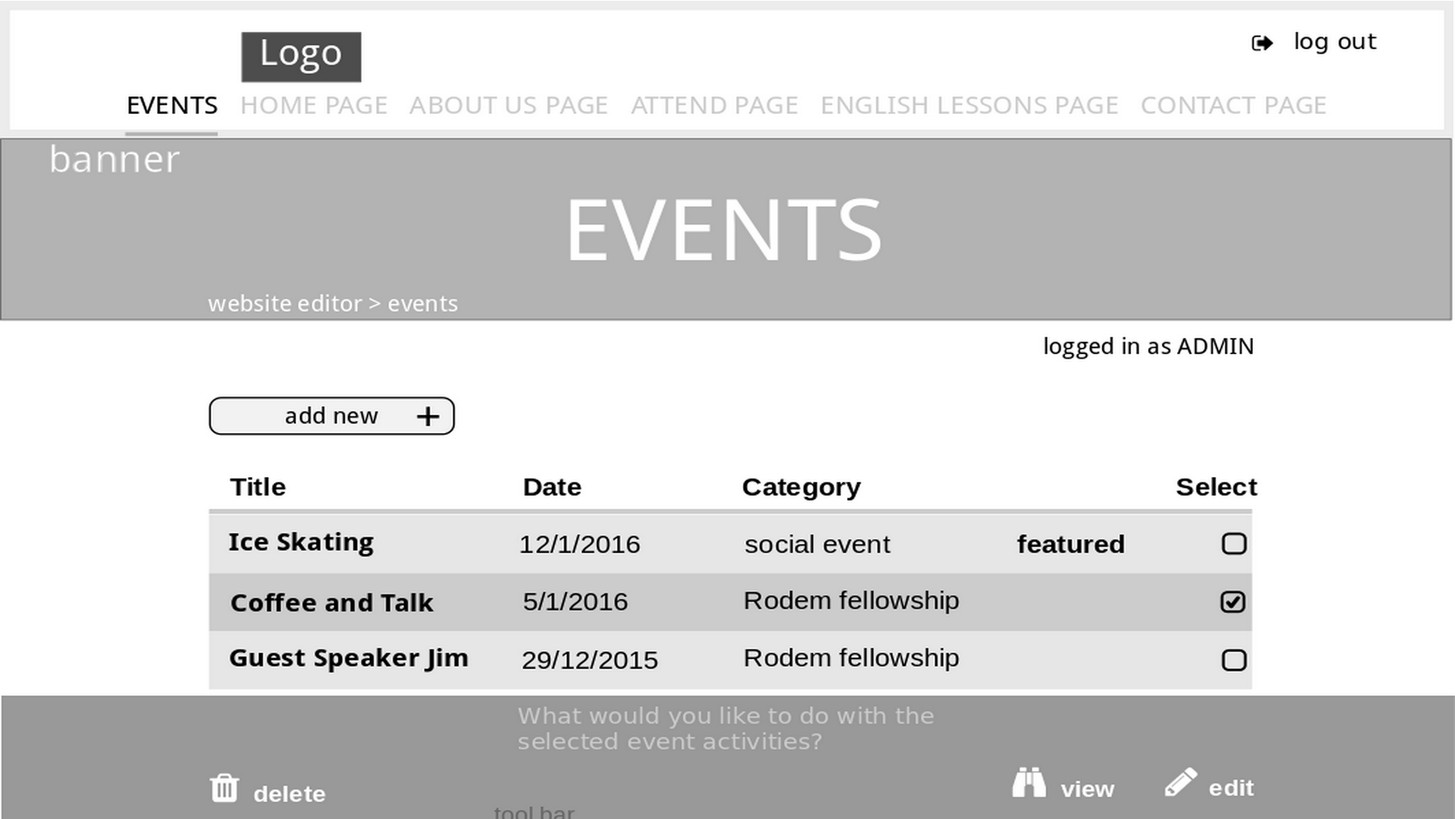
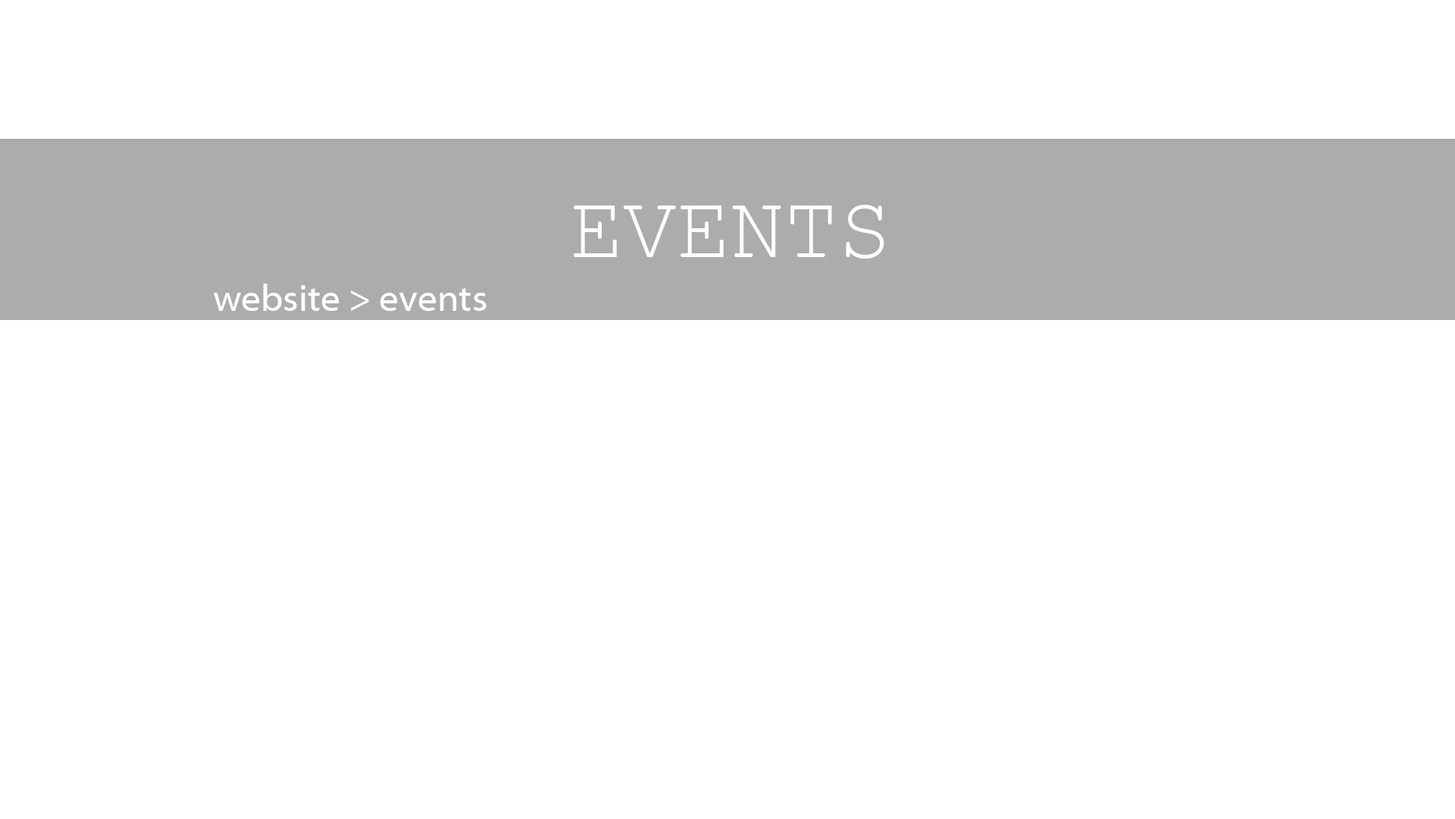
Two versions of the same layered image (1455 x 819). Layer-by-layer changes:
added layer "EVENTS" in group "Events" over left=573, top=204, right=885, bottom=259
added layer "website > events" in group "Events" over left=213, top=283, right=487, bottom=311
hid "Layer 4(pasted)" over left=0, top=0, right=1455, bottom=819
added layer "banner small" above "Layer 2" over left=0, top=138, right=1455, bottom=320
